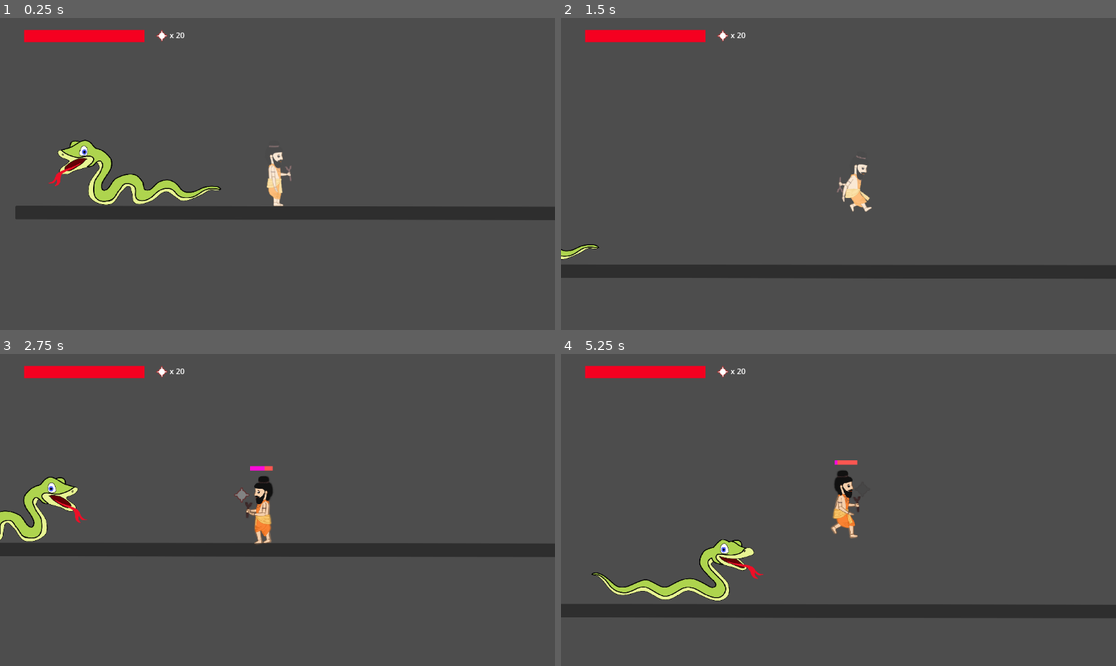
Above: before the commit, frames 1-4 (two rows, left to right).
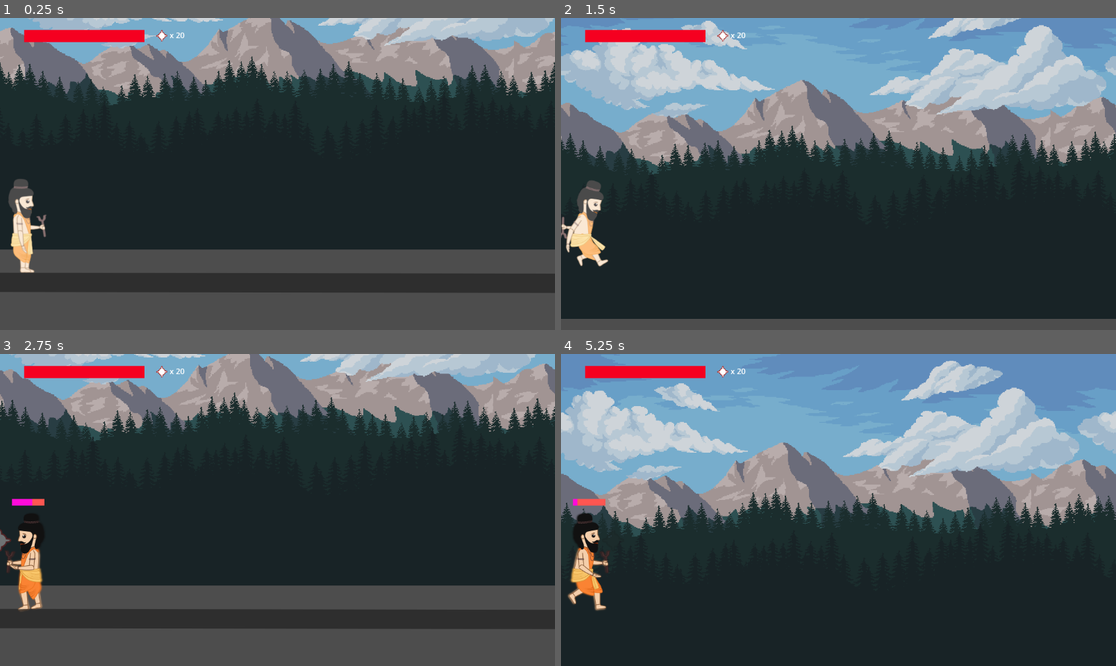
Above: after the commit, the same moments.

Repository: KartikWatts/games
Game: Godot game, scene res://world.tscn
Same seed, same stepped clock (60 frames per second), same inputs: the game is played once before the commit and once after it.
Inputs:
- Up to frame 1 (0.25 s): no input
- Up to frame 2 (1.5 s): tap Enter (ui_accept) at 0.5, 0.77 s; hold Right (ui_right) from 0.53 s (still down); tap Ctrl (player_attack) at 0.6, 1.35 s
- Up to frame 3 (2.75 s): tap Enter (ui_accept) at 1.52 s; release Right (ui_right) at 2.03 s; hold Left (ui_left) from 2.03 s (still down); tap Ctrl (player_attack) at 2.1 s
- Up to frame 4 (5.25 s): release Left (ui_left) at 2.78 s; hold Right (ui_right) 2.78-4.28 s; tap Ctrl (player_attack) every 0.75 s from 2.85 to 5.1 s; tap Enter (ui_accept) at 3.02, 3.77, 4.52 s; hold Left (ui_left) 4.28-5.03 s; hold Right (ui_right) from 5.03 s (still down)

The runs differ from the first frame. In frame 1, 75% of the frame differs, in the area x 0-100%, y 0-88%; in frame 2, 91%; in frame 3, 75%; in frame 4, 95%, in the area x 0-100%, y 0-100%.

Commit message:
adding parallax background

Diff:
--- a/games/violest/violest/game.gd
+++ b/games/violest/violest/game.gd
@@ -4,7 +4,7 @@
 
 @export var game_difficulty := 1.0
 
-@export var player_health := 5.0
+@export var player_health := 50000.0
 @export var player_speed := 300.0
 @export var player_jump_velocity := -620.0
 @export var player_attack_launch_time := 1.0
--- a/games/violest/violest/mobs/poison_stream.tscn
+++ b/games/violest/violest/mobs/poison_stream.tscn
@@ -6,6 +6,21 @@
 [sub_resource type="CapsuleShape2D" id="CapsuleShape2D_lm054"]
 radius = 3.0
 height = 40.0
+
+[sub_resource type="Animation" id="Animation_41lbd"]
+length = 0.001
+tracks/0/type = "value"
+tracks/0/imported = false
+tracks/0/enabled = true
+tracks/0/path = NodePath("PoisonStream:frame")
+tracks/0/interp = 1
+tracks/0/loop_wrap = true
+tracks/0/keys = {
+"times": PackedFloat32Array(0),
+"transitions": PackedFloat32Array(1),
+"update": 1,
+"values": [3]
+}
 
 [sub_resource type="Animation" id="Animation_2l7f7"]
 resource_name = "blast"
@@ -38,21 +53,6 @@
 "transitions": PackedFloat32Array(1),
 "update": 1,
 "values": [2]
-}
-
-[sub_resource type="Animation" id="Animation_41lbd"]
-length = 0.001
-tracks/0/type = "value"
-tracks/0/imported = false
-tracks/0/enabled = true
-tracks/0/path = NodePath("PoisonStream:frame")
-tracks/0/interp = 1
-tracks/0/loop_wrap = true
-tracks/0/keys = {
-"times": PackedFloat32Array(0),
-"transitions": PackedFloat32Array(1),
-"update": 1,
-"values": [3]
 }
 
 [sub_resource type="AnimationLibrary" id="AnimationLibrary_0mjxg"]
--- a/games/violest/violest/player/magic_ball.tscn
+++ b/games/violest/violest/player/magic_ball.tscn
@@ -6,6 +6,22 @@
 
 [sub_resource type="CircleShape2D" id="CircleShape2D_rvw1r"]
 radius = 26.0768
+
+[sub_resource type="Animation" id="Animation_fof2r"]
+resource_name = "blast"
+length = 0.4
+tracks/0/type = "value"
+tracks/0/imported = false
+tracks/0/enabled = true
+tracks/0/path = NodePath("MagicBall:frame")
+tracks/0/interp = 1
+tracks/0/loop_wrap = true
+tracks/0/keys = {
+"times": PackedFloat32Array(0),
+"transitions": PackedFloat32Array(1),
+"update": 1,
+"values": [1]
+}
 
 [sub_resource type="Animation" id="Animation_s3ewb"]
 resource_name = "normal"
@@ -22,22 +38,6 @@
 "transitions": PackedFloat32Array(1),
 "update": 1,
 "values": [0]
-}
-
-[sub_resource type="Animation" id="Animation_fof2r"]
-resource_name = "blast"
-length = 0.4
-tracks/0/type = "value"
-tracks/0/imported = false
-tracks/0/enabled = true
-tracks/0/path = NodePath("MagicBall:frame")
-tracks/0/interp = 1
-tracks/0/loop_wrap = true
-tracks/0/keys = {
-"times": PackedFloat32Array(0),
-"transitions": PackedFloat32Array(1),
-"update": 1,
-"values": [1]
 }
 
 [sub_resource type="AnimationLibrary" id="AnimationLibrary_1cqlp"]
--- a/games/violest/violest/player/player.tscn
+++ b/games/violest/violest/player/player.tscn
@@ -89,6 +89,21 @@
 "values": [41, 42]
 }
 
+[sub_resource type="Animation" id="Animation_irjgd"]
+resource_name = "die"
+tracks/0/type = "value"
+tracks/0/imported = false
+tracks/0/enabled = true
+tracks/0/path = NodePath(".:frame")
+tracks/0/interp = 1
+tracks/0/loop_wrap = true
+tracks/0/keys = {
+"times": PackedFloat32Array(0, 0.1, 0.2, 0.3),
+"transitions": PackedFloat32Array(1, 1, 1, 1),
+"update": 1,
+"values": [32, 33, 34, 35]
+}
+
 [sub_resource type="Animation" id="Animation_ystly"]
 resource_name = "fall_down"
 length = 0.8
@@ -186,21 +201,6 @@
 "transitions": PackedFloat32Array(1, 1, 1, 1, 1, 1, 1),
 "update": 1,
 "values": [8, 9, 10, 11, 12, 13, 14]
-}
-
-[sub_resource type="Animation" id="Animation_irjgd"]
-resource_name = "die"
-tracks/0/type = "value"
-tracks/0/imported = false
-tracks/0/enabled = true
-tracks/0/path = NodePath(".:frame")
-tracks/0/interp = 1
-tracks/0/loop_wrap = true
-tracks/0/keys = {
-"times": PackedFloat32Array(0, 0.1, 0.2, 0.3),
-"transitions": PackedFloat32Array(1, 1, 1, 1),
-"update": 1,
-"values": [32, 33, 34, 35]
 }
 
 [sub_resource type="AnimationLibrary" id="AnimationLibrary_hnm5t"]
--- a/games/violest/violest/world.tscn
+++ b/games/violest/violest/world.tscn
@@ -2,9 +2,9 @@
 
 [ext_resource type="Script" path="res://world.gd" id="1_2i1q4"]
 [ext_resource type="PackedScene" uid="uid://dpyxjvkwhg81l" path="res://player/player.tscn" id="1_e28uy"]
-[ext_resource type="PackedScene" uid="uid://qeckl4fceqn1" path="res://mobs/snake.tscn" id="2_3b0hr"]
 [ext_resource type="Texture2D" uid="uid://dxr74gl6x0yh7" path="res://assets/magic_ball.png" id="4_ad0ox"]
 [ext_resource type="Script" path="res://Label.gd" id="5_rkelv"]
+[ext_resource type="PackedScene" uid="uid://c5dhuatvhswlr" path="res://world/parallax_background.tscn" id="6_5s4in"]
 
 [sub_resource type="RectangleShape2D" id="RectangleShape2D_eshoh"]
 size = Vector2(2746.51, 44)
@@ -17,13 +17,14 @@
 
 [node name="World" type="Node2D"]
 script = ExtResource("1_2i1q4")
+metadata/_edit_vertical_guides_ = [231.0]
 
 [node name="Player" parent="." instance=ExtResource("1_e28uy")]
 position = Vector2(514, 184)
 
 [node name="MainCamera" type="Camera2D" parent="Player"]
-zoom = Vector2(0.7, 0.7)
-position_smoothing_enabled = true
+position = Vector2(522, -108)
+limit_left = 0
 
 [node name="Floor" type="StaticBody2D" parent="."]
 collision_layer = 2
@@ -38,15 +39,15 @@
 collision_mask = 0
 
 [node name="CollisionShape2D" type="CollisionShape2D" parent="StaticBody2D4"]
-position = Vector2(2240, 34)
+position = Vector2(-24, 15)
 rotation = -1.57047
 shape = SubResource("RectangleShape2D_eshoh")
 
 [node name="Panel" type="Panel" parent="."]
-offset_left = 2216.0
-offset_top = 274.0
-offset_right = 3075.0
-offset_bottom = 314.0
+offset_left = -44.0
+offset_top = 305.0
+offset_right = 815.0
+offset_bottom = 345.0
 rotation = -1.57873
 
 [node name="Panel2" type="Panel" parent="."]
@@ -57,9 +58,6 @@
 rotation = 0.00151026
 
 [node name="Mobs" type="Node2D" parent="."]
-
-[node name="Snake" parent="Mobs" instance=ExtResource("2_3b0hr")]
-position = Vector2(134, 203)
 
 [node name="MagicBallContainer" type="Node2D" parent="."]
 
@@ -89,3 +87,7 @@
 offset_bottom = 50.0
 text = "x 10"
 script = ExtResource("5_rkelv")
+
+[node name="ParallaxBackground" parent="." instance=ExtResource("6_5s4in")]
+offset = Vector2(0, -500)
+transform = Transform2D(1, 0, 0, 1, 0, -500)
--- /dev/null
+++ b/games/violest/violest/world/Cloud.gd
@@ -0,0 +1,6 @@
+extends ParallaxLayer
+
+const cloud_speed := -15
+
+func _process(delta):
+	self.motion_offset.x += cloud_speed * delta
--- /dev/null
+++ b/games/violest/violest/world/parallax_background.tscn
@@ -0,0 +1,56 @@
+[gd_scene load_steps=7 format=3 uid="uid://c5dhuatvhswlr"]
+
+[ext_resource type="Texture2D" uid="uid://dklpughx5q6y4" path="res://assets/Background/sky.png" id="1_rijua"]
+[ext_resource type="Texture2D" uid="uid://cvshxeejj5tf6" path="res://assets/Background/mountain2.png" id="2_nphp5"]
+[ext_resource type="Texture2D" uid="uid://gh0uuhm54hs3" path="res://assets/Background/cloud.png" id="3_4x6rc"]
+[ext_resource type="Script" path="res://world/Cloud.gd" id="3_ujv8w"]
+[ext_resource type="Texture2D" uid="uid://cli6dr6cmssjs" path="res://assets/Background/pine1.png" id="4_fh0vi"]
+[ext_resource type="Texture2D" uid="uid://dsdl5de4x5df2" path="res://assets/Background/pine2.png" id="5_j8jom"]
+
+[node name="ParallaxBackground" type="ParallaxBackground"]
+
+[node name="Sky" type="ParallaxLayer" parent="."]
+motion_scale = Vector2(0.25, 1)
+motion_mirroring = Vector2(1152, 0)
+
+[node name="Sky" type="Sprite2D" parent="Sky"]
+position = Vector2(578.322, 179.25)
+scale = Vector2(1.68483, 1.68483)
+texture = ExtResource("1_rijua")
+
+[node name="Mountain" type="ParallaxLayer" parent="."]
+motion_scale = Vector2(0.18, 1)
+motion_mirroring = Vector2(1152, 0)
+
+[node name="Sprite2D" type="Sprite2D" parent="Mountain"]
+position = Vector2(577.945, 338)
+scale = Vector2(1.68504, 1.68504)
+texture = ExtResource("2_nphp5")
+
+[node name="Cloud" type="ParallaxLayer" parent="."]
+motion_scale = Vector2(0, 1)
+motion_mirroring = Vector2(1152, 0)
+script = ExtResource("3_ujv8w")
+
+[node name="Sprite2D" type="Sprite2D" parent="Cloud"]
+position = Vector2(576.397, 185)
+scale = Vector2(1.82353, 1.82353)
+texture = ExtResource("3_4x6rc")
+
+[node name="Pine1" type="ParallaxLayer" parent="."]
+motion_scale = Vector2(0.15, 1)
+motion_mirroring = Vector2(1152, 0)
+
+[node name="Sprite2D" type="Sprite2D" parent="Pine1"]
+position = Vector2(577.432, 450)
+scale = Vector2(1.67568, 1.67568)
+texture = ExtResource("4_fh0vi")
+
+[node name="Pine2" type="ParallaxLayer" parent="."]
+motion_scale = Vector2(0.1, 1)
+motion_mirroring = Vector2(1152, 0)
+
+[node name="Sprite2D" type="Sprite2D" parent="Pine2"]
+position = Vector2(577.638, 560)
+scale = Vector2(1.67839, 1.67839)
+texture = ExtResource("5_j8jom")
Binary file added: games/violest/violest/assets/Background/cloud.png
Not shown, added: games/violest/violest/assets/Background/cloud.png.import
Binary file added: games/violest/violest/assets/Background/mountain2.png
Not shown, added: games/violest/violest/assets/Background/mountain2.png.import
Binary file added: games/violest/violest/assets/Background/pine1.png
Not shown, added: games/violest/violest/assets/Background/pine1.png.import
Binary file added: games/violest/violest/assets/Background/pine2.png
Not shown, added: games/violest/violest/assets/Background/pine2.png.import
Binary file added: games/violest/violest/assets/Background/sky.png
Not shown, added: games/violest/violest/assets/Background/sky.png.import
Binary file added: games/violest/violest/assets/Background/sky_cloud.png
Not shown, added: games/violest/violest/assets/Background/sky_cloud.png.import
(and 1 more such lines)
